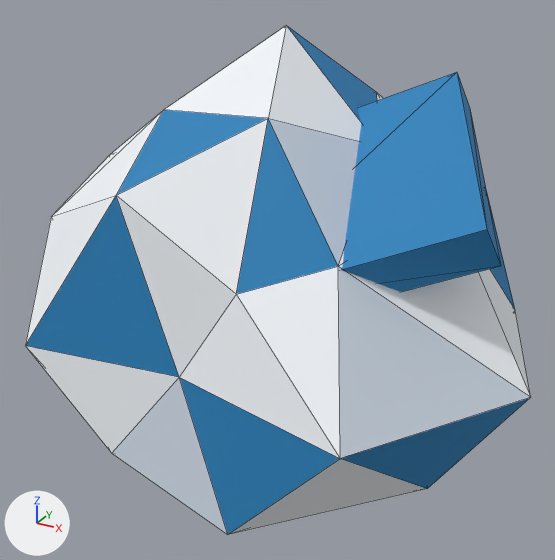
A saved change to the glTF model assets/models/litter/litter_box.glb.
Both versions are drawn from a 50 mm camera at (0.322, -0.6, 0.534) aimed at (-0.007, -0.002, 0.235). Lighting does not change. The marker at lower left points along +X, +Y and +Z. The first picture is the older version. Mesh edges are drawn as thin lines. Vertices at exactly the same position are counted once.

The scene before the commit, as lines of its bpy script (objects in view):
```python
mat_mat_paper_blue = principled_material('mat_paper_blue')
mat_mat_paper_blue.base_color = (0.0179, 0.22, 0.494)  # blue #2481bb
mat_mat_paper_blue.roughness = 0.75
mat_mat_paper_crease = principled_material('mat_paper_crease')
mat_mat_paper_crease.base_color = (0.605, 0.68, 0.767)  # pale blue #ccd7e3
mat_mat_paper_crease.roughness = 0.9
me_litter_box = bpy.data.meshes.new('litter_box')
me_litter_box.from_pydata(...)  # 50 vertices, 92 faces; spans x -0.215..0.25, y -0.211..0.225, z 0.015..0.47
# faces by material slot: [43, 28, 21]
me_litter_box.materials.append(mat_mat_paper_white)  # white #f2f6fa
me_litter_box.materials.append(mat_mat_paper_blue)  # blue #2481bb
me_litter_box.materials.append(mat_mat_paper_crease)  # pale blue #ccd7e3
ob_litter_box = bpy.data.objects.new('litter_box', me_litter_box)
ob_litter_box.location = (0.0, 0.0, 0.0)
```
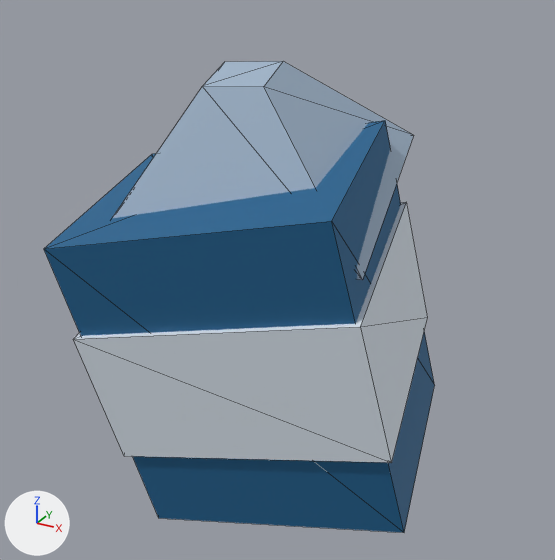
Pixel boxes (x1, y1, x2, y2) of what changed, in the pictures (555 x 560 px):
'litter_box', recoloured, reshaped (23% narrower, 7% shorter): before (25, 25, 531, 534); after (44, 61, 435, 533)
part 1 of me_litter_box, rebuilt (23% narrower, 19% shorter): before (25, 25, 531, 534); after (44, 120, 435, 533)
part 2 of me_litter_box, cut back: before (341, 72, 501, 292); after (74, 61, 427, 463)

Diff of the bpy script that builds the scene:
```diff
--- a/assets/models/litter/litter_box.glb.py
+++ b/assets/models/litter/litter_box.glb.py
@@ mat_mat_paper_blue @@
 mat_mat_paper_blue = principled_material('mat_paper_blue')
-mat_mat_paper_blue.base_color = (0.0179, 0.22, 0.494)  # blue #2481bb
+mat_mat_paper_blue.base_color = (0.0097, 0.119, 0.272)  # blue #19618e
 mat_mat_paper_blue.roughness = 0.75
@@ mat_mat_paper_crease @@
 mat_mat_paper_crease = principled_material('mat_paper_crease')
-mat_mat_paper_crease.base_color = (0.605, 0.68, 0.767)  # pale blue #ccd7e3
+mat_mat_paper_crease.base_color = (0.354, 0.459, 0.586)  # blue #a1b4c9
 mat_mat_paper_crease.roughness = 0.9
@@ me_litter_box @@
 # used by ob_litter_box; location = (0.0, 0.0, 0.0)
-me_litter_box.from_pydata(...)  # 50 vertices, 92 faces; spans x -0.215..0.25, y -0.211..0.225, z 0.015..0.47
+me_litter_box.from_pydata(...)  # 24 vertices, 36 faces; spans x -0.196..0.156, y -0.156..0.169, z -0.017..0.436
+# me_litter_box part 1: the loose piece of 42 vertices spanning x -0.215..0.25, y -0.211..0.225, z 0.015..0.47 is rebuilt with 8 vertices and now spans x -0.196..0.156, y -0.156..0.156, z -0.017..0.377, in mat_mat_paper_blue (blue #19618e)
+# me_litter_box part 2
+# 8 vertices are removed from x -0.058..0.218, y -0.16..0.06, z 0.243..0.437
+# 12 faces are deleted
+# 16 vertices are added at x -0.189..0.146, y -0.147..0.169, z 0.068..0.436
+# 12 new faces join them, mat_mat_paper_white (white #dde7f0)
+# 12 new faces join them, mat_mat_paper_crease (blue #a1b4c9)
 me_litter_box.materials.append(mat_mat_paper_white)
```
